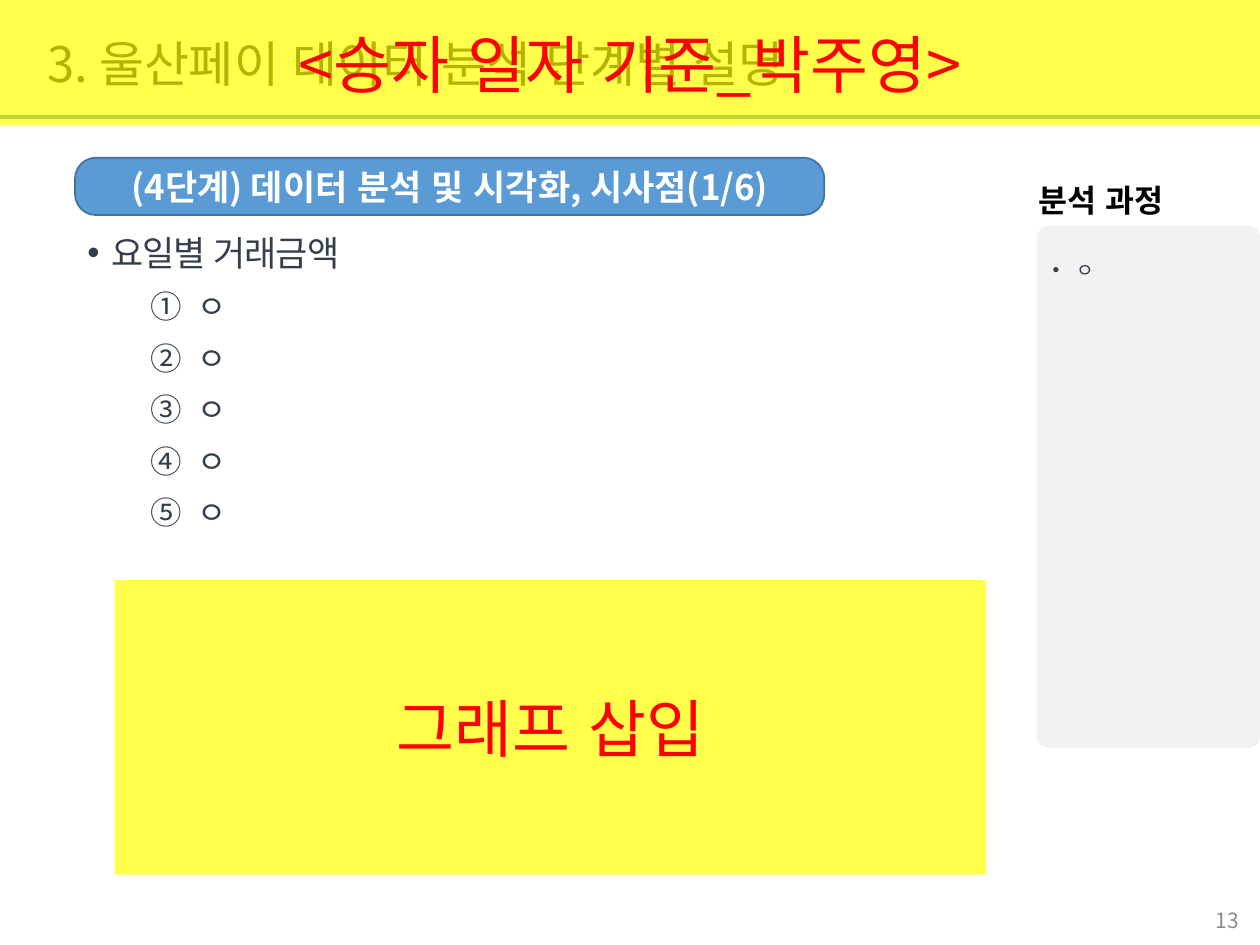
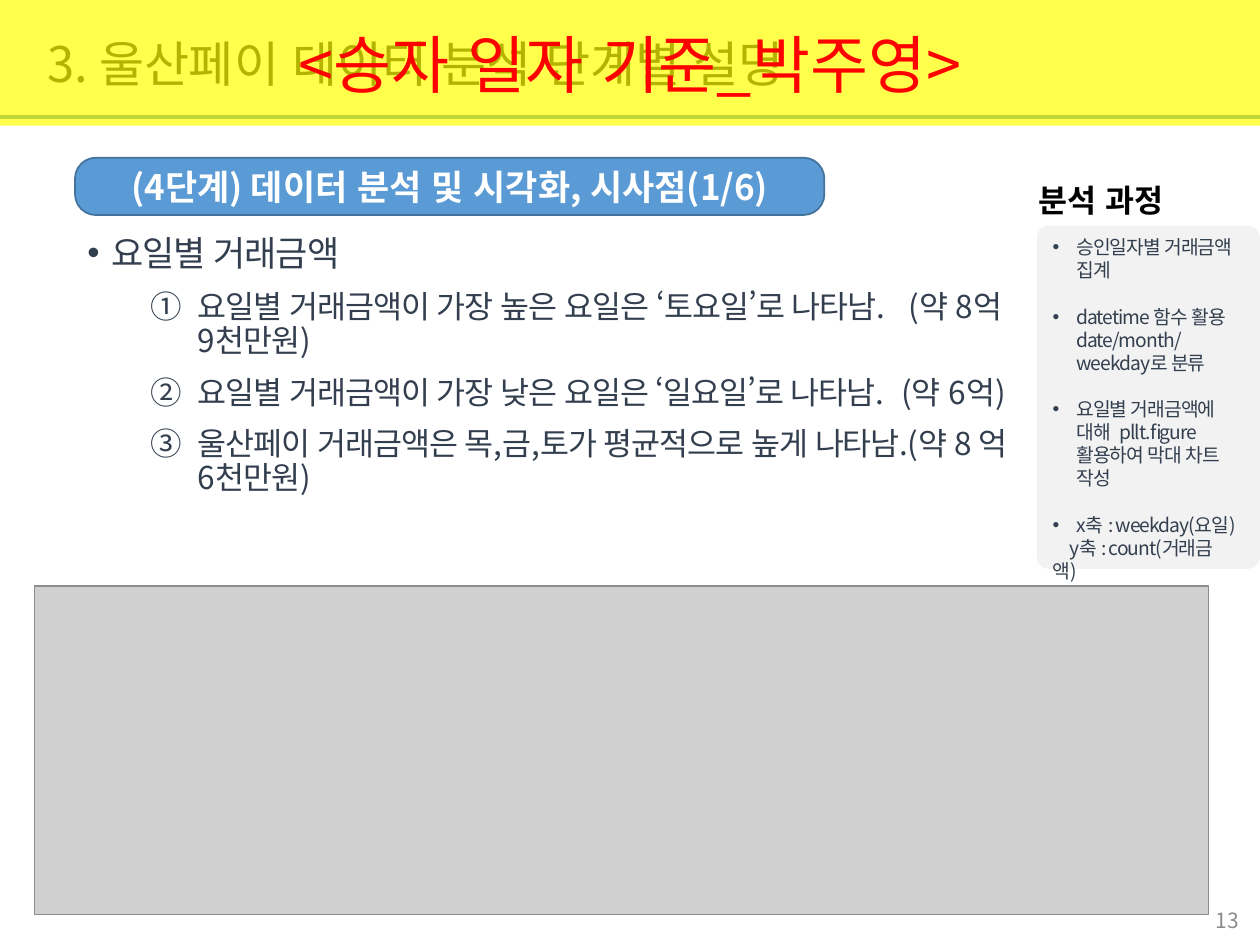
Before and after one commit to jamesjhk/Project_B, a slide deck: slide 13 of 빅데이터 기반 울산페이 사용 분석 보고서_ProjectB.pptx. Drawn at 1260x945 pixels with LibreOffice and Linux fonts; fonts in the diff are those of the drawing; grey boxes stand for pictures. Boxes give left, top, right and bottom in pixels: in the first picture for what was removed or moved away, otherwise in the second. Text is boxed around its words. In the diff, an @@ line names an element or a change of style, - is before the commit and + after.

Commit message:
박주영(요일별거래금액)ppt업로드합니당.

```diff
--- a/빅데이터 기반 울산페이 사용 분석 보고서_ProjectB.pptx
+++ b/빅데이터 기반 울산페이 사용 분석 보고서_ProjectB.pptx
@@ rounded rectangle "승인일자별 거래금액 집계": place and size @@
-rounded rectangle "승인일자별 거래금액 집계" at bbox=[1037, 226, 1260, 748]
+rounded rectangle "승인일자별 거래금액 집계" at bbox=[1037, 226, 1260, 568]
@@ text in rounded rectangle at bbox=[1053, 238, 1236, 582]: text changed @@
-• ㅇ
+• 승인일자별 거래금액 집계
+• datetime 함수 활용date/month/weekday로 분류
+• 요일별 거래금액에 대해 pllt.figure 활용하여 막대 차트 작성
+• x축 : weekday(요일)
+y축 : count(거래금 액)
@@ text at bbox=[198, 290, 1007, 495]: text changed @@
-  1. ㅇ
-  2. ㅇ
-  3. ㅇ
-  4. ㅇ
-  5. ㅇ
+  1. 요일별 거래금액이 가장 높은 요일은 ‘토요일’로 나타남. (약 8억 9천만원)
+  2. 요일별 거래금액이 가장 낮은 요일은 ‘일요일’로 나타남. (약 6억)
+  3. 울산페이 거래금액은 목,금,토가 평균적으로 높게 나타남.(약 8 억 6천만원)
@@ picture added at bbox=[35, 586, 1210, 915] @@
@@ rectangle removed at bbox=[115, 580, 987, 874] @@
-그래프 삽입
```
Also in this commit, not shown: 2 other slides changed.
